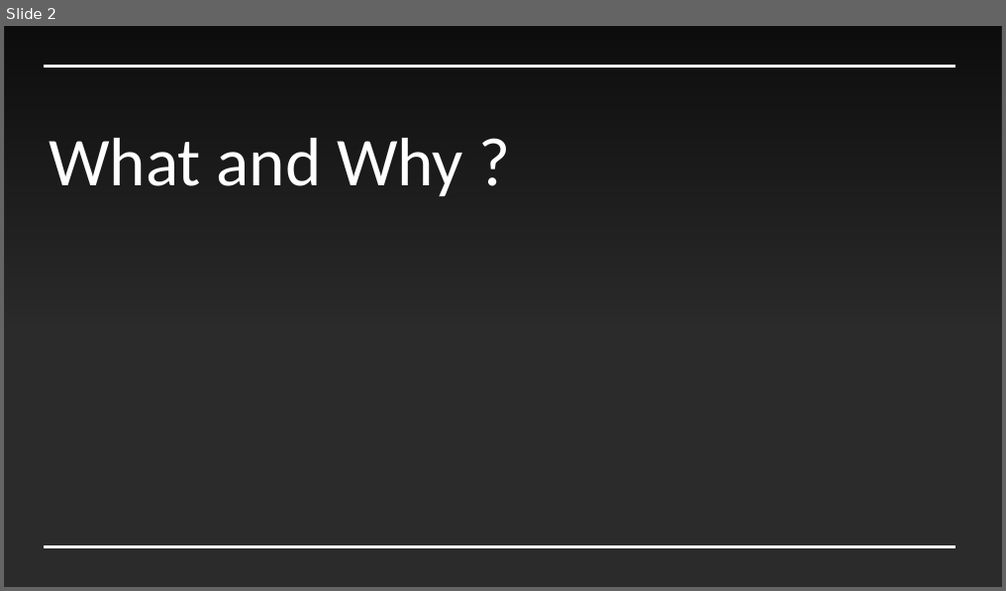
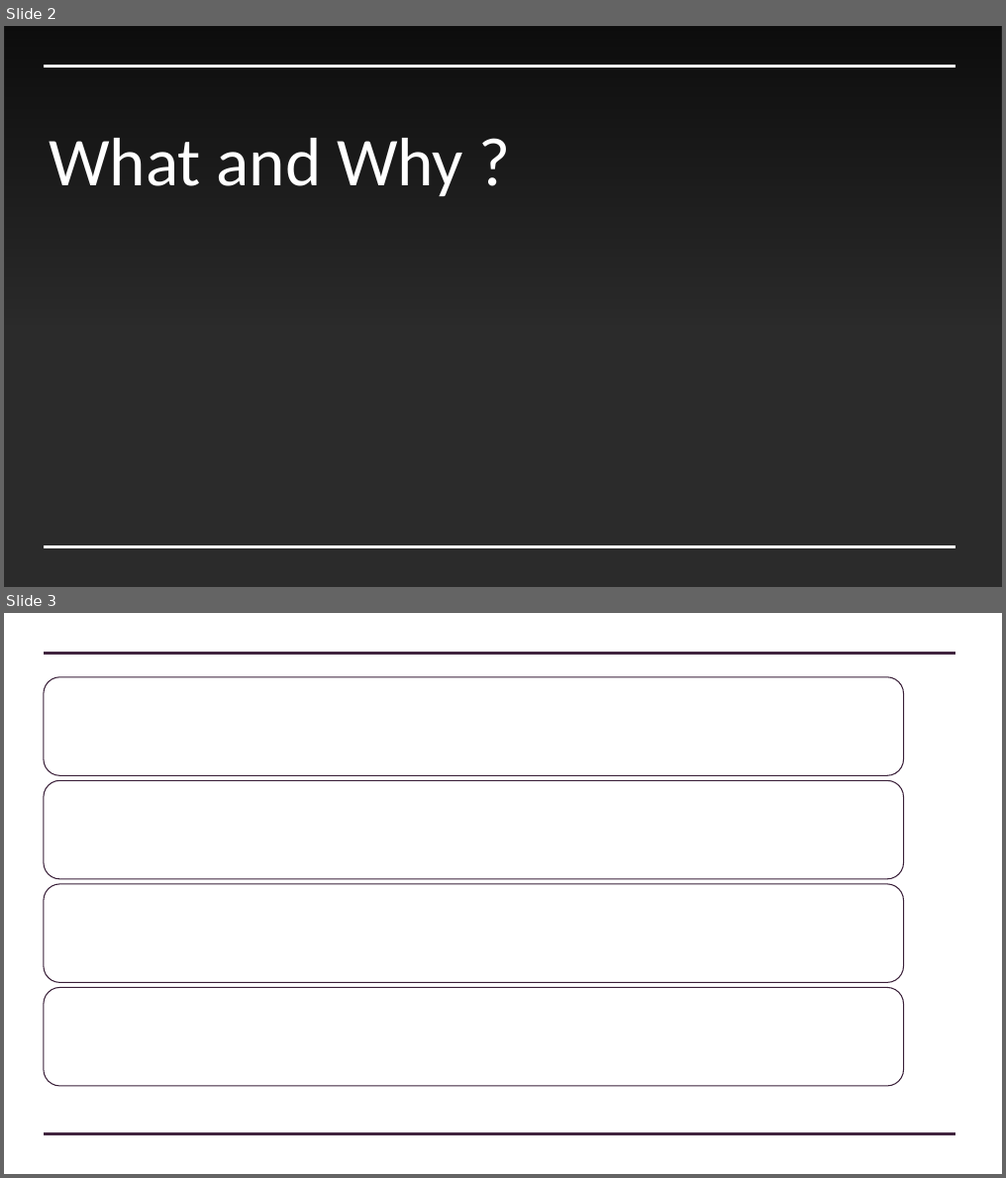
Before and after one commit to nguyencong1227/emotion_regconition, a slide deck: Emotion Recognition.pptx. Shown one above the other, each under a label of ours: slide 2 before the commit, slides 2 and 3 after it. The pictures are 1006x591 and 1006x1178 pixels, drawn with LibreOffice and Linux fonts; fonts in the diff are those of the drawing; background and template pictures are left out; a plain dark background stands for a picture behind light text. Boxes give left, top, right and bottom in pixels: in the first picture for what was removed or moved away, otherwise in the second. Text is boxed around its words. In the diff, an @@ line names an element or a change of style, - is before the commit and + after.

```diff
--- a/Emotion Recognition.pptx
+++ b/Emotion Recognition.pptx
@@ slide 3 added at bbox=[4, 613, 1002, 1174], background #FFFFFF @@
@@ line added from (44, 654) to (956, 654), #41243F 2.25 pt @@
@@ group added at bbox=[44, 677, 904, 1087]: 4 rounded rectangles @@
@@ line added from (44, 1134) to (956, 1134), #41243F 2.25 pt @@
```
Also in this commit, not shown: 6 other slides added, 1 slide removed, 3 other files.
